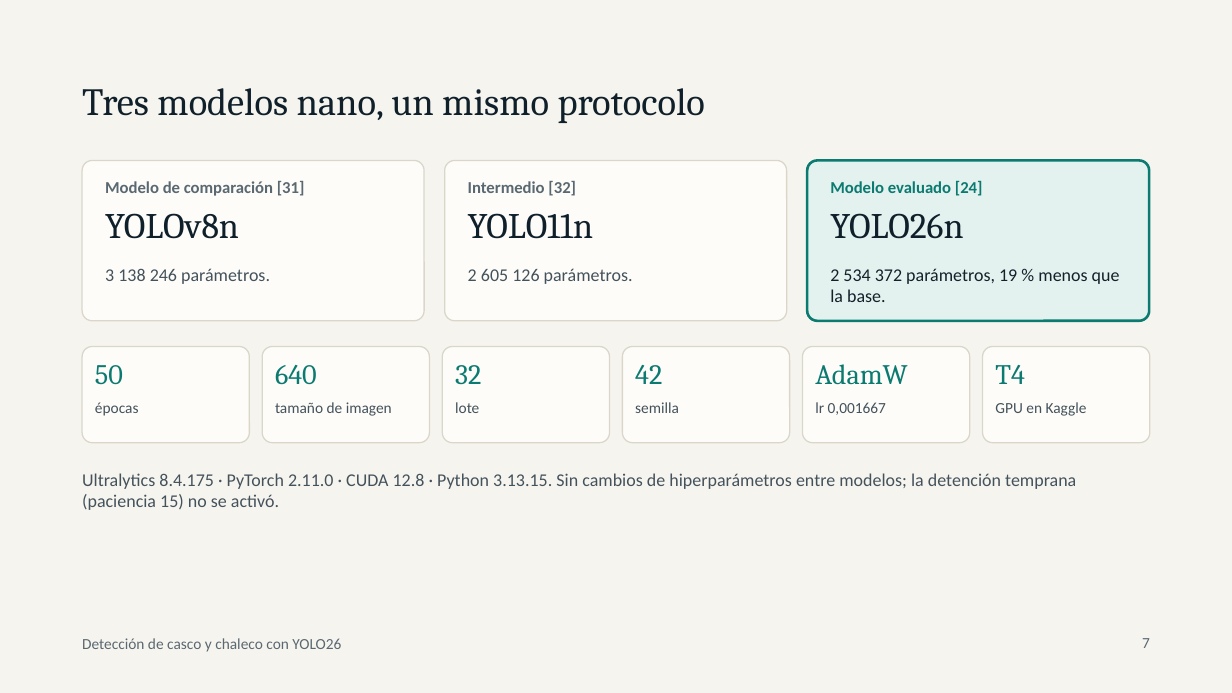
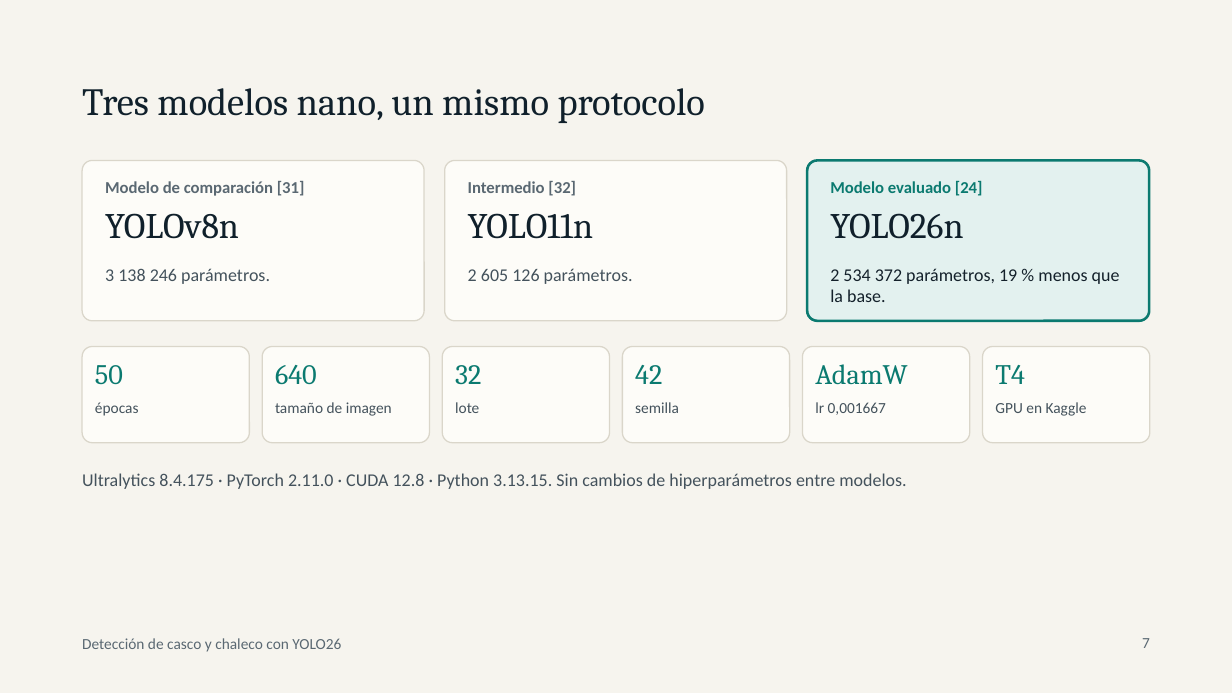
Before and after one commit to agajinformatica/Vision_por_computadora, a slide deck: slide 7 of TRABAJO GRUPAL/doc-borrador/Presentacion_Paper_EPP_YOLO26.pptx. Drawn at 1232x693 pixels with LibreOffice and Linux fonts; fonts in the diff are those of the drawing. Boxes give left, top, right and bottom in pixels: in the first picture for what was removed or moved away, otherwise in the second. Text is boxed around its words. In the diff, an @@ line names an element or a change of style, - is before the commit and + after.

```diff
--- a/TRABAJO GRUPAL/doc-borrador/Presentacion_Paper_EPP_YOLO26.pptx
+++ b/TRABAJO GRUPAL/doc-borrador/Presentacion_Paper_EPP_YOLO26.pptx
@@ text at (82, 473, 906, 489): text changed @@
-Ultralytics 8.4.175 · PyTorch 2.11.0 · CUDA 12.8 · Python 3.13.15. Sin cambios de hiperparámetros entre modelos; la detención temprana (paciencia 15) no se activó.
+Ultralytics 8.4.175 · PyTorch 2.11.0 · CUDA 12.8 · Python 3.13.15. Sin cambios de hiperparámetros entre modelos.
```
Also in this commit, not shown: 7 other slides changed, 1 slide removed.
